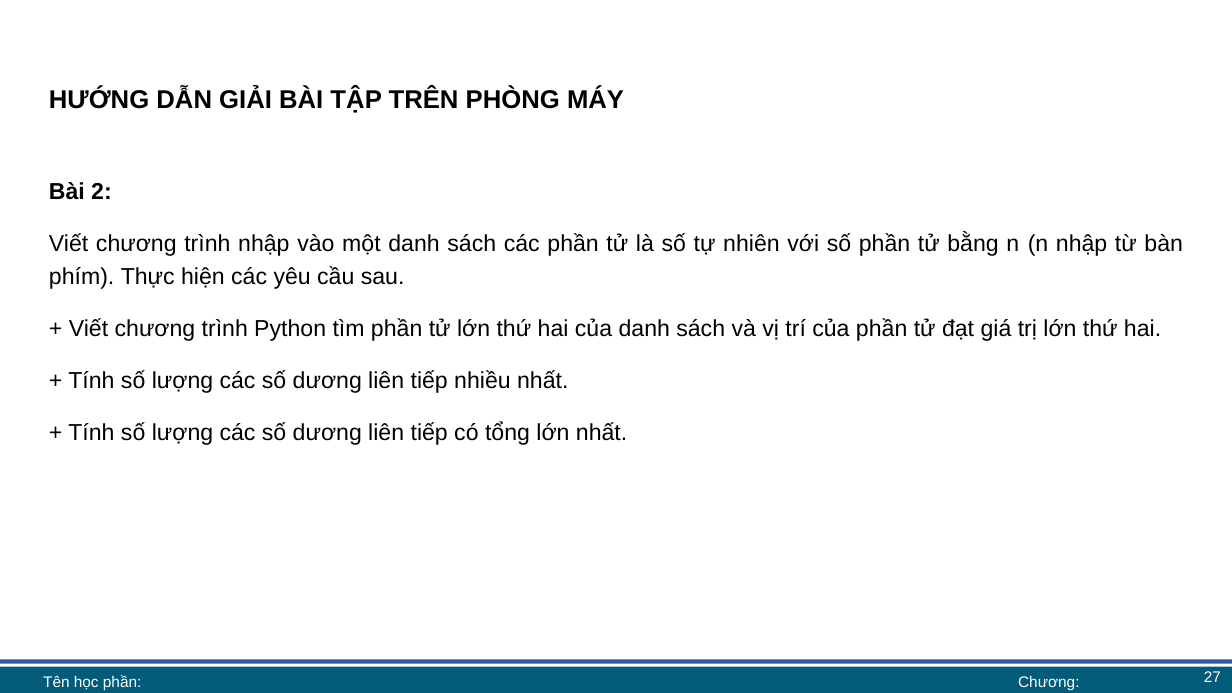
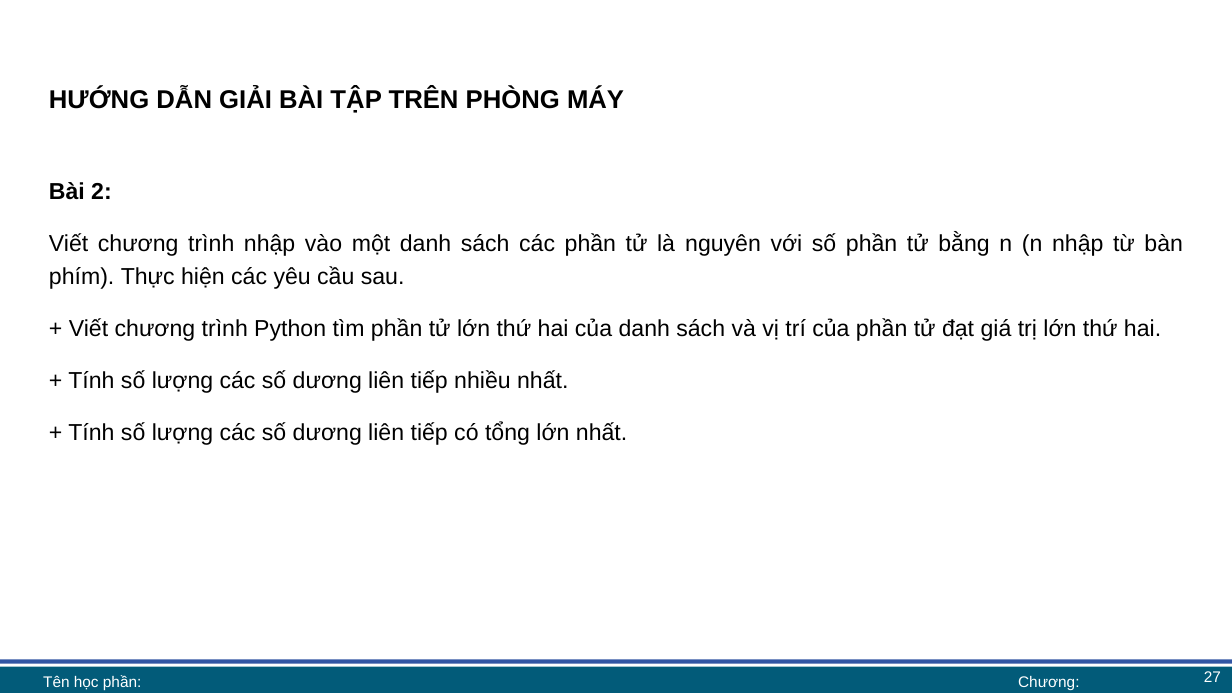
Before and after one commit to lhaaaaa/17A2-Ca-chieu, a slide deck: slide 27 of Lab 6 + 7/Lab 6 bài giảng.pptx. Drawn at 1232x693 pixels with LibreOffice and Linux fonts; fonts in the diff are those of the drawing; background and template pictures are left out. Boxes give left, top, right and bottom in pixels: in the first picture for what was removed or moved away, otherwise in the second. Text is boxed around its words. In the diff, an @@ line names an element or a change of style, - is before the commit and + after.

```diff
--- a/Lab 6 + 7/Lab 6 bài giảng.pptx
+++ b/Lab 6 + 7/Lab 6 bài giảng.pptx
@@ text at (49,232,1183,289): text changed @@
-Viết chương trình nhập vào một danh sách các phần tử là số tự nhiên với số phần tử bằng n (n nhập từ bàn phím). Thực hiện các yêu cầu sau.
+Viết chương trình nhập vào một danh sách các phần tử là nguyên với số phần tử bằng n (n nhập từ bàn phím). Thực hiện các yêu cầu sau.
```
Also in this commit, not shown: 12 other slides changed, 3 other files.
